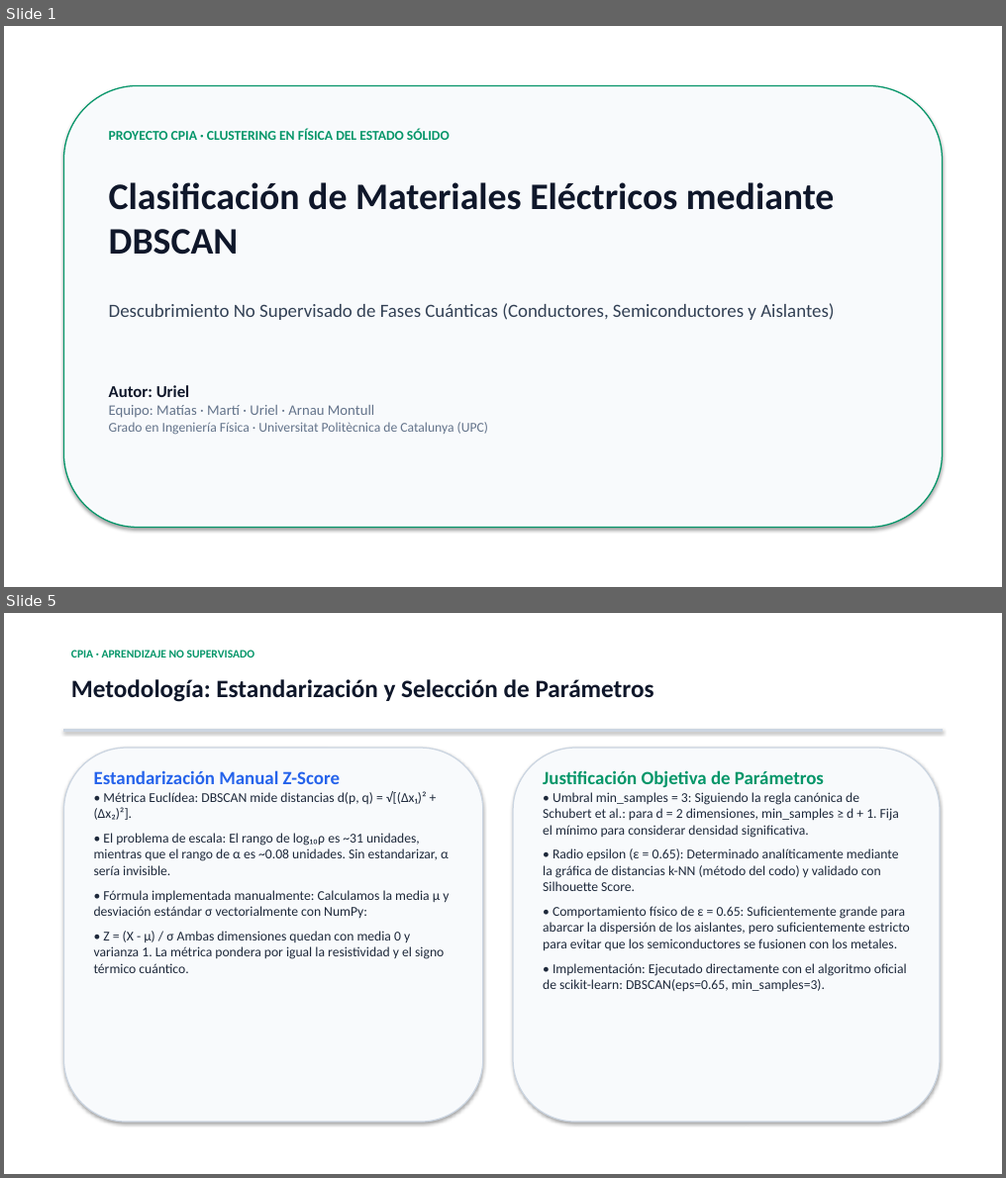
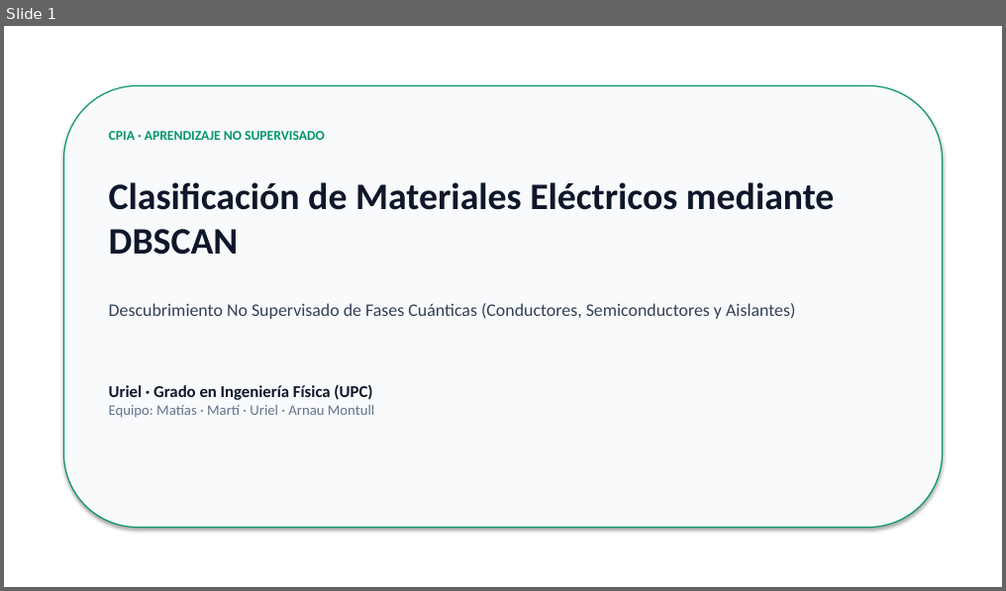
Before and after one commit to ArnauMontull/CPIA-Expo, a slide deck: presentacion/presentacion_materiales_uriel.pptx. Shown one above the other, each under a label of ours: slides 1 and 5 before the commit, slide 1 after it; the slides between them are not shown. The pictures are 1006x1178 and 1006x591 pixels, drawn with LibreOffice and Linux fonts; fonts in the diff are those of the drawing. Boxes give left, top, right and bottom in pixels: in the first picture for what was removed or moved away, otherwise in the second. Text is boxed around its words. In the diff, an @@ line names an element or a change of style, - is before the commit and + after.

Commit message:
feat(presentacion): redisenar diapositivas de Uriel con minimo texto y mas soporte visual

```diff
--- a/presentacion/presentacion_materiales_uriel.pptx
+++ b/presentacion/presentacion_materiales_uriel.pptx
@@ slide 5 removed at box(4, 613, 1002, 1174), background #FFFFFF @@
@@ text removed at box(71, 650, 255, 658) @@
-CPIA · APRENDIZAJE NO SUPERVISADO
@@ text removed at box(71, 679, 654, 702) @@
-Metodología: Estandarización y Selección de Parámetros
@@ rectangle removed at box(63, 729, 943, 731) @@
@@ rounded rectangle removed at box(63, 748, 483, 1122) @@
@@ rounded rectangle removed at box(513, 748, 940, 1122) @@
@@ text removed at box(94, 770, 449, 973) @@
-Estandarización Manual Z-Score
-• Métrica Euclídea: DBSCAN mide distancias d(p, q) = √[(Δx₁)² + (Δx₂)²].
-• El problema de escala: El rango de log₁₀ρ es ~31 unidades, mientras que el rango de α es ~0.08 unidades. Sin estandarizar, α sería invisible.
-• Fórmula implementada manualmente: Calculamos la media μ y desviación estándar σ vectorialmente con NumPy:
-• Z = (X - μ) / σ Ambas dimensiones quedan con media 0 y varianza 1. La métrica pondera por igual la resistividad y el signo térmico cuántico.
@@ text removed at box(543, 770, 910, 991) @@
-Justificación Objetiva de Parámetros
-• Umbral min_samples = 3: Siguiendo la regla canónica de Schubert et al.: para d = 2 dimensiones, min_samples ≥ d + 1. Fija el mínimo para considerar densidad significativa.
-• Radio epsilon (ε = 0.65): Determinado analíticamente mediante la gráfica de distancias k-NN (método del codo) y validado con Silhouette Score.
-• Comportamiento físico de ε = 0.65: Suficientemente grande para abarcar la dispersión de los aislantes, pero suficientemente estricto para evitar que los semiconductores se fusionen con los metales.
-• Implementación: Ejecutado directamente con el algoritmo oficial de scikit-learn: DBSCAN(eps=0.65, min_samples=3).
@@ slide 1 changed as well @@
@@ rounded rectangle at box(63, 85, 943, 528): outline #059669 1.2 pt to #059669 1.1 pt @@
@@ text at box(109, 131, 325, 140): text changed @@
-PROYECTO CPIA · CLUSTERING EN FÍSICA DEL ESTADO SÓLIDO
+CPIA · APRENDIZAJE NO SUPERVISADO
@@ text "Descubrimiento No Supervisado de Fases ..." at box(109, 303, 795, 319): size 18 to 17 pt @@
@@ text at box(109, 384, 372, 400): text changed @@
-Autor: Uriel
+Uriel · Grado en Ingeniería Física (UPC)
@@ text at box(109, 422, 488, 435): paragraph removed @@
-Grado en Ingeniería Física · Universitat Politècnica de Catalunya (UPC)
```
Also in this commit, not shown: 7 slides added, 6 other slides removed, 8 other files.
